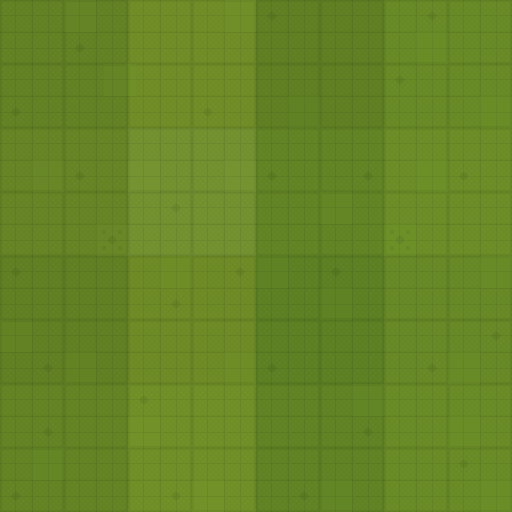
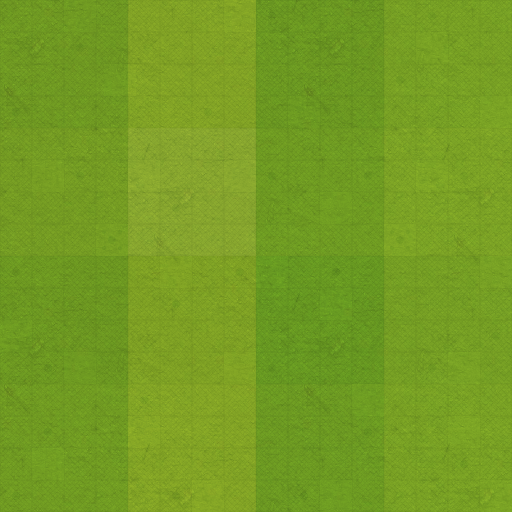
Layer changes from the first 512x512 image to the second:
moved "Pattern Fill 1" above "Pattern Fill 3 copy 2" over bbox(0, 0, 512, 512)
hid "Pattern Fill 3 copy 2" over bbox(0, 0, 512, 512)
added layer "Pattern Fill 4" (overlay) above "Pattern Fill 3 copy" over bbox(0, 0, 512, 512)
hid "Pattern Fill 2" over bbox(0, 0, 512, 512)
